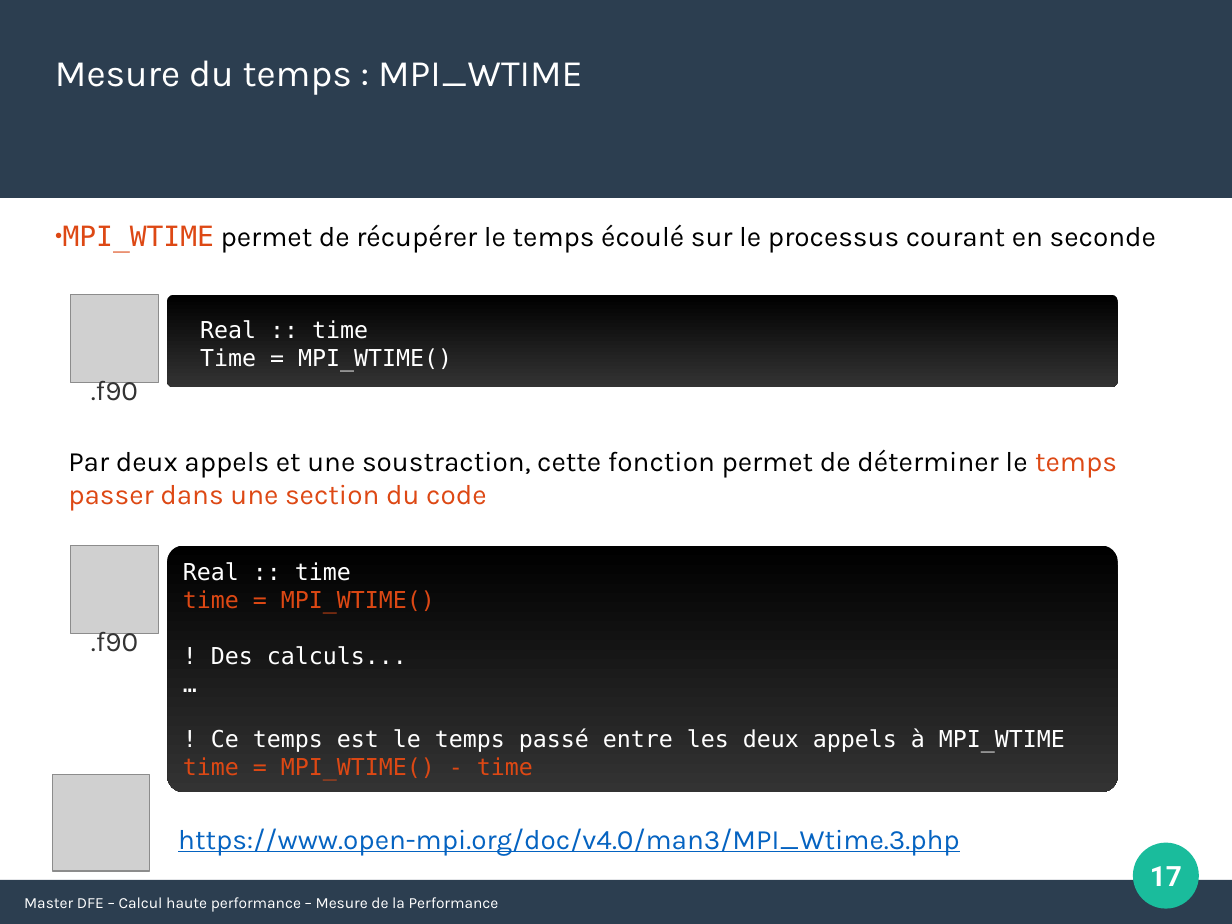
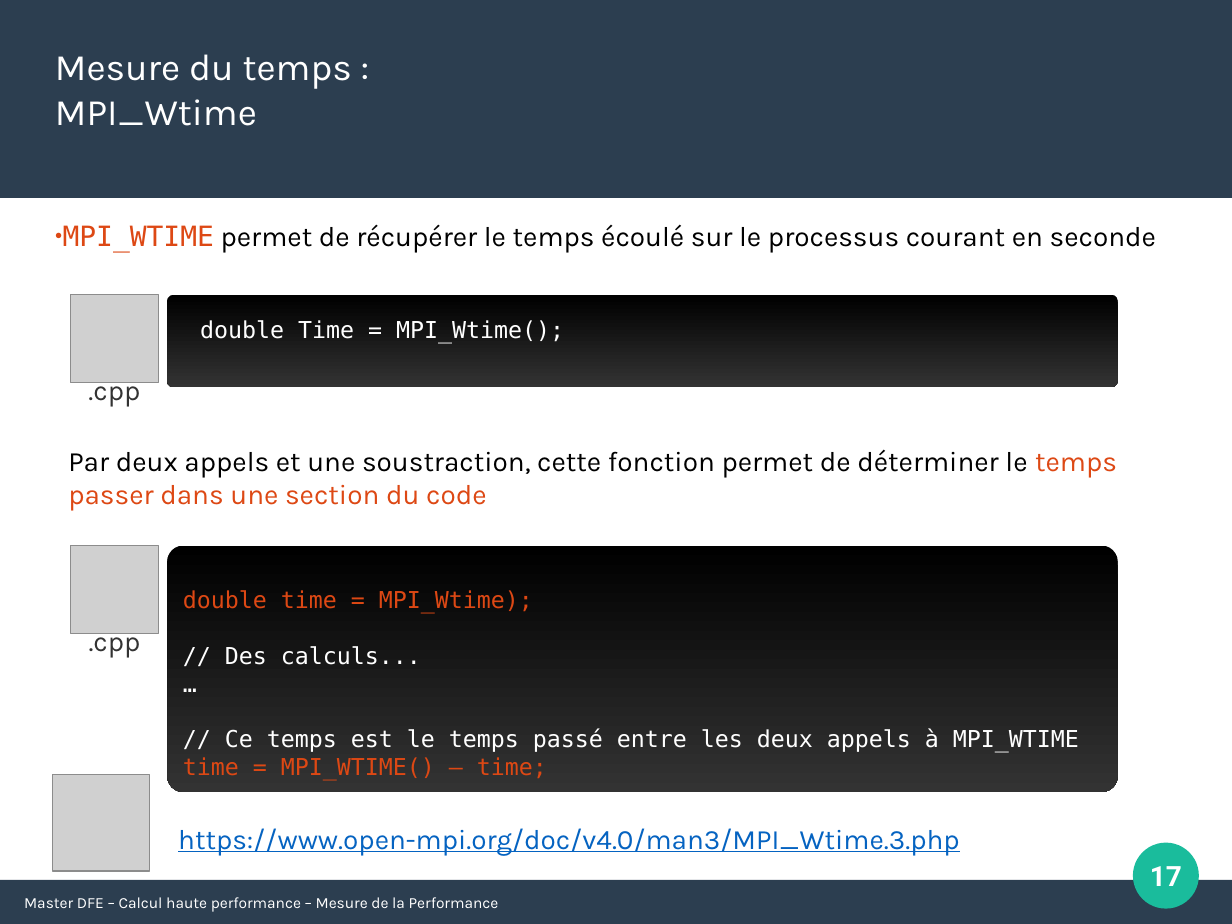
Before and after one commit to Maison-de-la-Simulation/HPC-DFE-Paris-Saclay, a slide deck: slide 17 of support/mesure_performance.pptx. Drawn at 1232x924 pixels with LibreOffice and Linux fonts; fonts in the diff are those of the drawing; grey boxes stand for pictures. Boxes give left, top, right and bottom in pixels: in the first picture for what was removed or moved away, otherwise in the second. Text is boxed around its words. In the diff, an @@ line names an element or a change of style, - is before the commit and + after.

```diff
--- a/support/mesure_performance.pptx
+++ b/support/mesure_performance.pptx
@@ text at (55, 54, 352, 126): text changed @@
-Mesure du temps : MPI_WTIME
+Mesure du temps : MPI_Wtime
@@ text at (200, 320, 564, 344): text changed @@
-Real :: time
-Time = MPI_WTIME()
+double Time = MPI_Wtime();
@@ text at (88, 382, 140, 406): text changed @@
-.f90
+.cpp
@@ text in freeform shape at (183, 590, 533, 665): text changed; text colour #FFFFFF to #DD4814 @@
-Real :: time
-time = MPI_WTIME()
-! Des calculs...
+double time = MPI_Wtime);
+// Des calculs...
@@ text at (89, 633, 141, 657): text changed @@
-.f90
+.cpp
@@ text in freeform shape at (183, 728, 1079, 781): text changed @@
-! Ce temps est le temps passé entre les deux appels à MPI_WTIME
-time = MPI_WTIME() - time
+// Ce temps est le temps passé entre les deux appels à MPI_WTIME
+time = MPI_WTIME() – time;
```
Also in this commit, not shown: 1 other slide changed, 7 other files.
